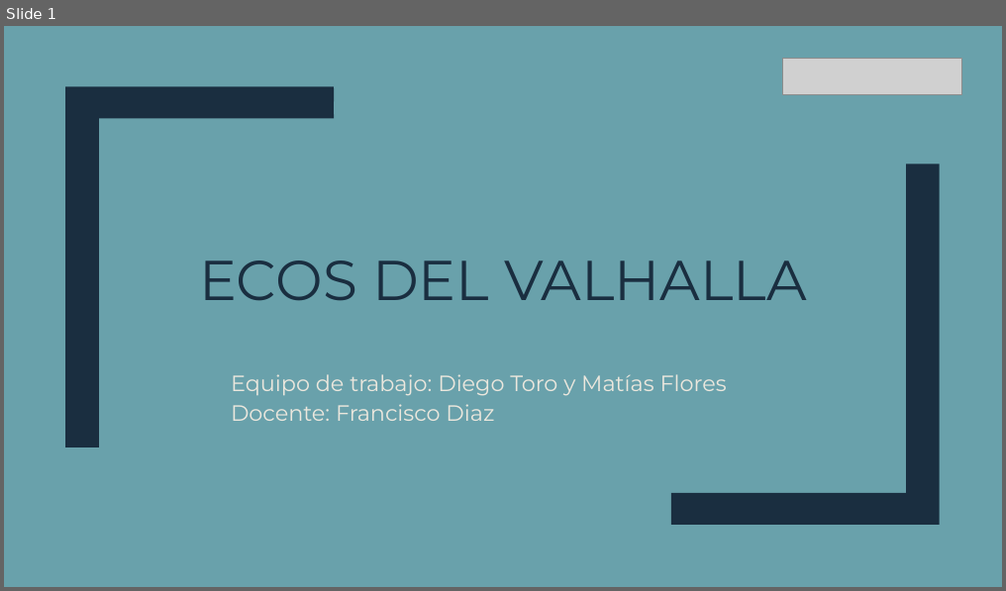
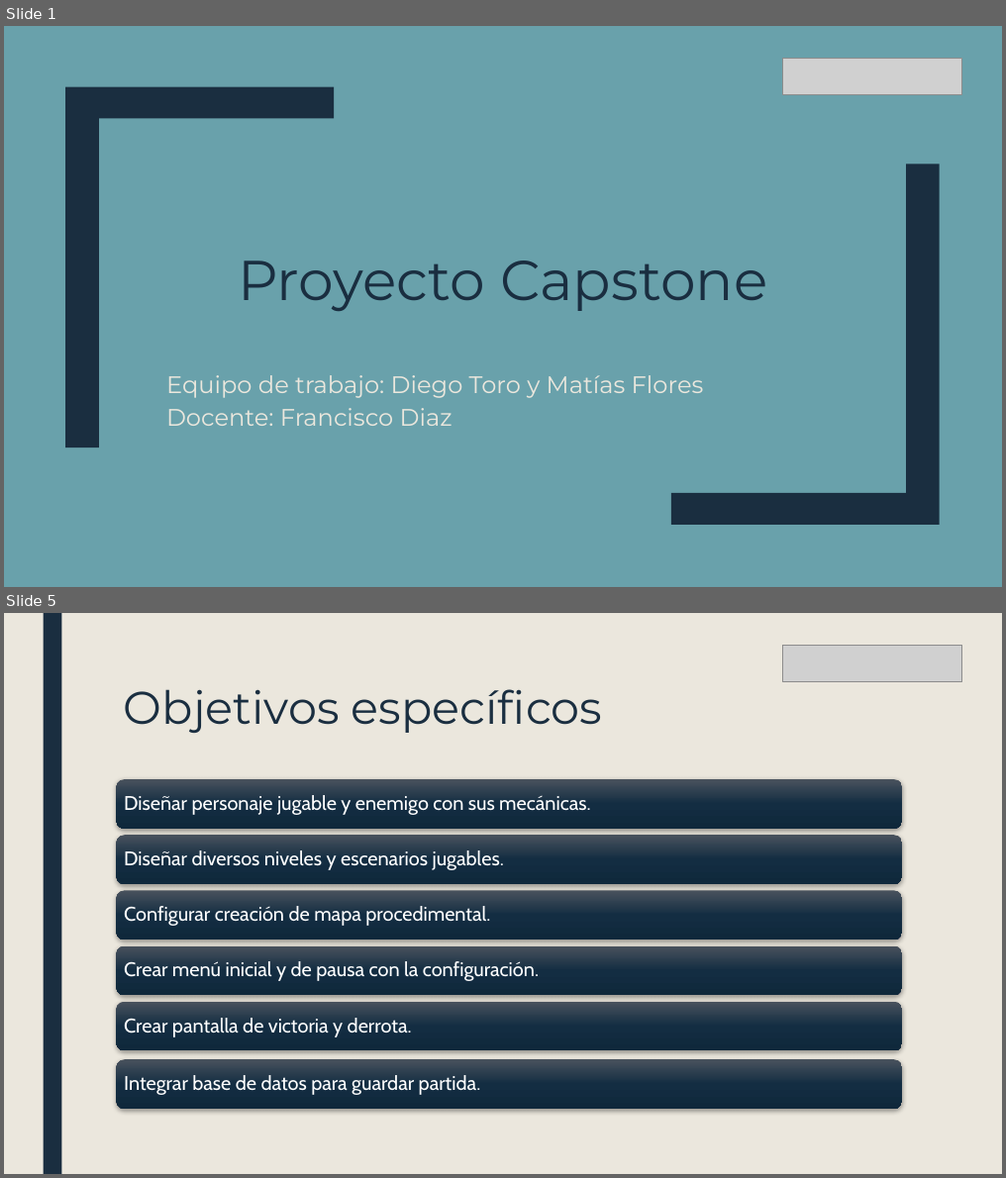
Before and after one commit to ruinedbird/github-capstone, a slide deck: Fase 3/Evidencias grupales/Capstone Roguelike.pptx. Shown one above the other, each under a label of ours: slide 1 before the commit, slides 1 and 5 after it; the slides between them are not shown. The pictures are 1006x591 and 1006x1178 pixels, drawn with LibreOffice and Linux fonts; fonts in the diff are those of the drawing; grey boxes stand for pictures. Boxes give left, top, right and bottom in pixels: in the first picture for what was removed or moved away, otherwise in the second. Text is boxed around its words. In the diff, an @@ line names an element or a change of style, - is before the commit and + after.

```diff
--- a/Fase 3/Evidencias grupales/Capstone Roguelike.pptx
+++ b/Fase 3/Evidencias grupales/Capstone Roguelike.pptx
@@ slide 5 added at (4, 613, 1002, 1174), background #EBE7DD @@
@@ rectangle added at (43, 613, 61, 1174), fill #1A2E40 @@
@@ picture added at (782, 645, 962, 682) @@
@@ title added at (124, 689, 602, 733), 44 pt, text #1A2E40 @@
+Objetivos específicos
@@ group added at (116, 779, 902, 1109): 6 rounded rectangles, 6 texts @@
+Diseñar personaje jugable y enemigo con sus mecánicas.
+Diseñar diversos niveles y escenarios jugables.
+Configurar creación de mapa procedimental.
+Crear menú inicial y de pausa con la configuración.
+Crear pantalla de victoria y derrota.
+Integrar base de datos para guardar partida.
@@ slide 1 changed as well @@
@@ freeform shape at (65, 86, 334, 448): rotation 0 to 180 degrees @@
@@ title at (239, 261, 767, 311): text changed @@
-ECOS DEL VALHALLA
+Proyecto Capstone
@@ subtitle "Equipo de trabajo: Diego Toro ...": place and size @@
-subtitle "Equipo de trabajo: Diego Toro ..." at (231, 374, 727, 421)
+subtitle "Equipo de trabajo: Diego Toro ..." at (166, 375, 704, 426)
@@ subtitle "Equipo de trabajo: Diego Toro ..." at (166, 375, 704, 426): size 21.3 to 23 pt @@
```
Also in this commit, not shown: 8 other slides changed, 5 other slides added, 6 slides removed.
